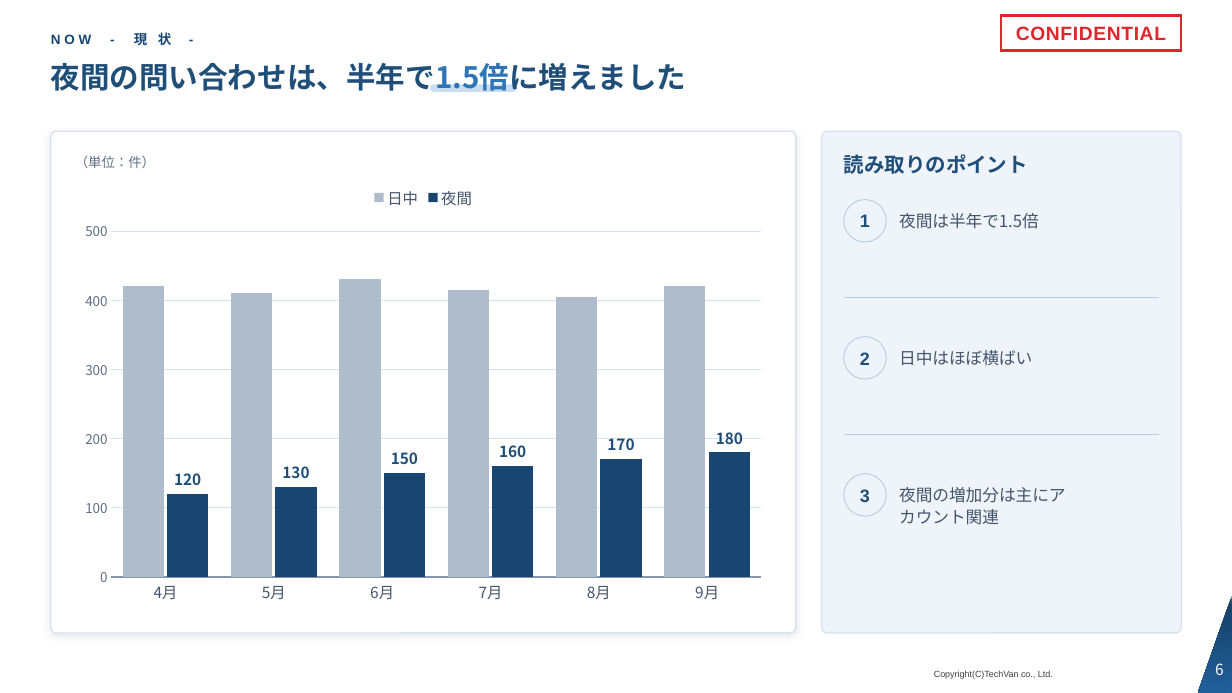
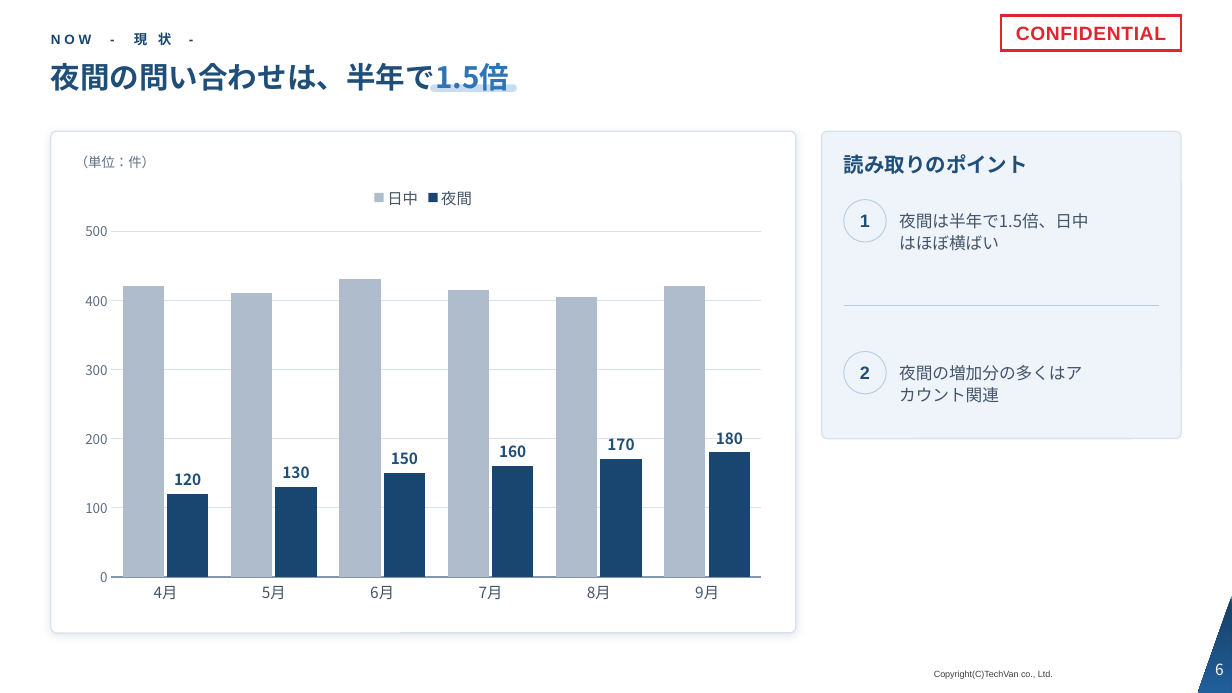
Before and after one commit to Kishi-Satoshi/slide-techvan-dist, a slide deck: slide 6 of plugins/slide-techvan/skills/slide-techvan/examples/catalog-techvan.pptx. Drawn at 1232x693 pixels with LibreOffice and Linux fonts; fonts in the diff are those of the drawing; background and template pictures are left out. Boxes give left, top, right and bottom in pixels: in the first picture for what was removed or moved away, otherwise in the second. Text is boxed around its words. In the diff, an @@ line names an element or a change of style, - is before the commit and + after.

```diff
--- a/plugins/slide-techvan/skills/slide-techvan/examples/catalog-techvan.pptx
+++ b/plugins/slide-techvan/skills/slide-techvan/examples/catalog-techvan.pptx
@@ title at bbox=[51, 63, 509, 92]: text changed @@
-夜間の問い合わせは、半年で1.5倍に増えました
+夜間の問い合わせは、半年で1.5倍
@@ rounded rectangle: place and size @@
-rounded rectangle at bbox=[822, 131, 1181, 633]
+rounded rectangle at bbox=[822, 131, 1181, 439]
@@ rounded rectangle at bbox=[822, 131, 1181, 439]: proportions changed @@
@@ text at bbox=[899, 213, 1088, 251]: text changed @@
-夜間は半年で1.5倍
+夜間は半年で1.5倍、日中はほぼ横ばい
@@ line moved from (844, 298) - (1159, 298) to (844, 305) - (1159, 305) @@
@@ ellipse "2": place and size @@
-ellipse "2" at bbox=[844, 336, 886, 379]
+ellipse "2" at bbox=[844, 351, 886, 394]
@@ text removed at bbox=[899, 350, 1032, 365] @@
-日中はほぼ横ばい
@@ text at bbox=[899, 365, 1082, 403]: text changed @@
-夜間の増加分は主にアカウント関連
+夜間の増加分の多くはアカウント関連
@@ line removed from (844, 435) to (1159, 435) @@
@@ ellipse removed at bbox=[844, 474, 886, 517] @@
-3
```
Also in this commit, not shown: 16 other slides changed, 12 other files.
